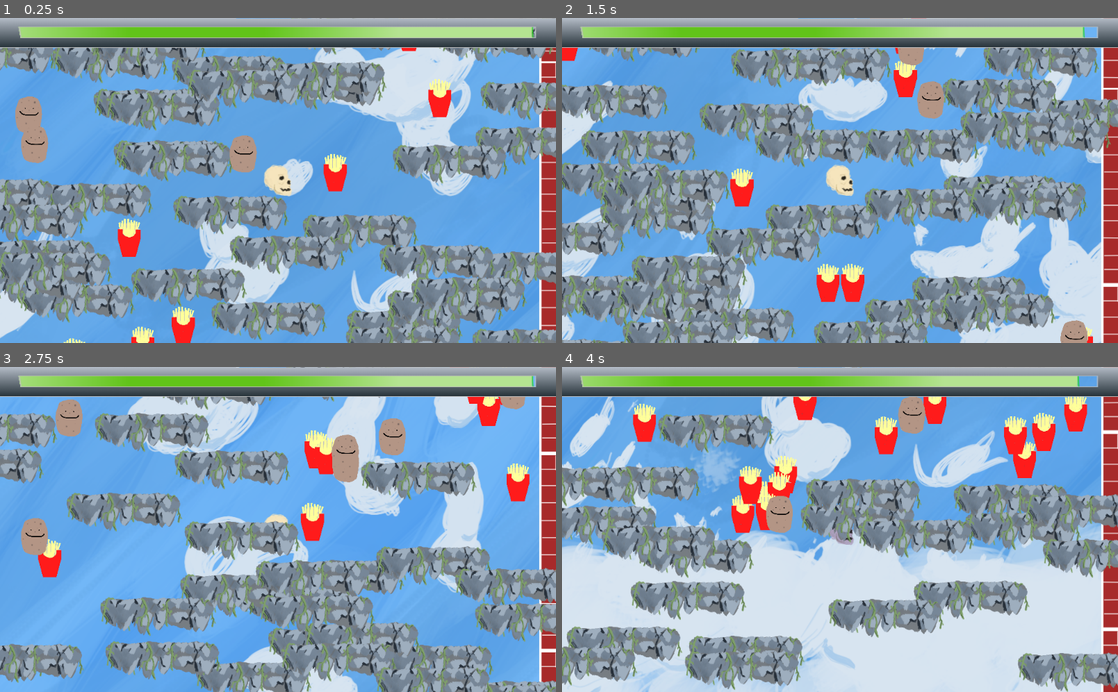
Above: before the commit, frames 1-4 (two rows, left to right).
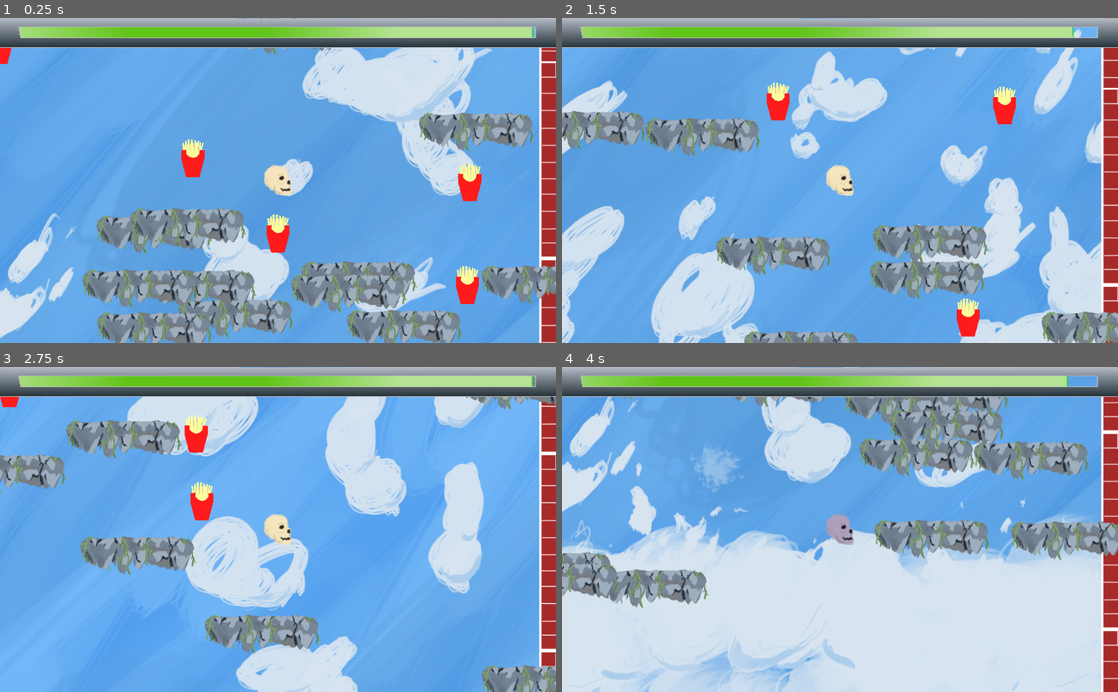
Above: after the commit, the same moments.

Repository: 4X3L/sky-high
Game: Godot game, scene res://Game.tscn
Same seed, same stepped clock (60 frames per second), same inputs: the game is played once before the commit and once after it.
Inputs (mouse positions are in pixels of both pictures, inside the frame that each line leads up to):
- Up to frame 1 (0.25 s): no input
- Up to frame 2 (1.5 s): move the mouse to (962, 164) at 0.52 s; press the mouse at (962, 164) at 0.53 s; move the mouse to (728, 196) at 1.27 s; release the mouse at (728, 196) at 1.28 s; click (728, 196) at 1.35 s
- Up to frame 3 (2.75 s): move the mouse to (333, 458) at 2.02 s; press the mouse at (333, 458) at 2.03 s
- Up to frame 4 (4 s): move the mouse to (812, 594) at 2.77 s; release the mouse at (812, 594) at 2.78 s; click (812, 594) at 2.85 s; move the mouse to (1006, 578) at 3.52 s; press the mouse at (1006, 578) at 3.53 s

The runs differ from the first frame. In frame 1, 49% of the frame differs, in the area x 0-100%, y 0-100%; in frame 2, 54%; in frame 3, 43%; in frame 4, 43%.

Commit message:
Made jump add to velocity and adjust spawn numbers

Diff:
--- a/FriesGen.gd
+++ b/FriesGen.gd
@@ -2,10 +2,11 @@
 
 var platformScn = load("res://Fries.tscn")
 var platformList = []
-var platcount = 1000
+var platcount = 70
 var rng = RandomNumberGenerator.new()
 # Called when the node enters the scene tree for the first time.
 func _ready():
+	rng.seed = OS.get_ticks_usec() * 7
 	var bottom = 5120
 	var top = -16384
 	var left = 0
--- a/PlatGen.gd
+++ b/PlatGen.gd
@@ -2,10 +2,11 @@
 
 var platformScn = load("res://Platform.tscn")
 var platformList = []
-var platcount = 1000
+var platcount = 400
 var rng = RandomNumberGenerator.new()
 # Called when the node enters the scene tree for the first time.
 func _ready():
+	rng.seed = OS.get_ticks_usec() * 5
 	var bottom = 5120
 	var top = -16384
 	var left = 0
--- a/Player.gd
+++ b/Player.gd
@@ -43,9 +43,9 @@
 func _jump():
 	var direction = get_viewport().get_mouse_position() - get_global_transform_with_canvas().origin
 	if FIXED:
-		velocity = direction.normalized() * JUMP_POWER_FIXED
+		velocity += direction.normalized() * JUMP_POWER_FIXED
 	else:
-		velocity = direction * JUMP_POWER
+		velocity += direction * JUMP_POWER
 
 # Called on input
 func _input(event):
--- a/PotatoesGen.gd
+++ b/PotatoesGen.gd
@@ -2,10 +2,11 @@
 
 var platformScn = load("res://Potat.tscn")
 var platformList = []
-var platcount = 1000
+var platcount = 20
 var rng = RandomNumberGenerator.new()
 # Called when the node enters the scene tree for the first time.
 func _ready():
+	rng.seed = OS.get_ticks_usec() * 3
 	var bottom = 5120
 	var top = -16384
 	var left = 0
